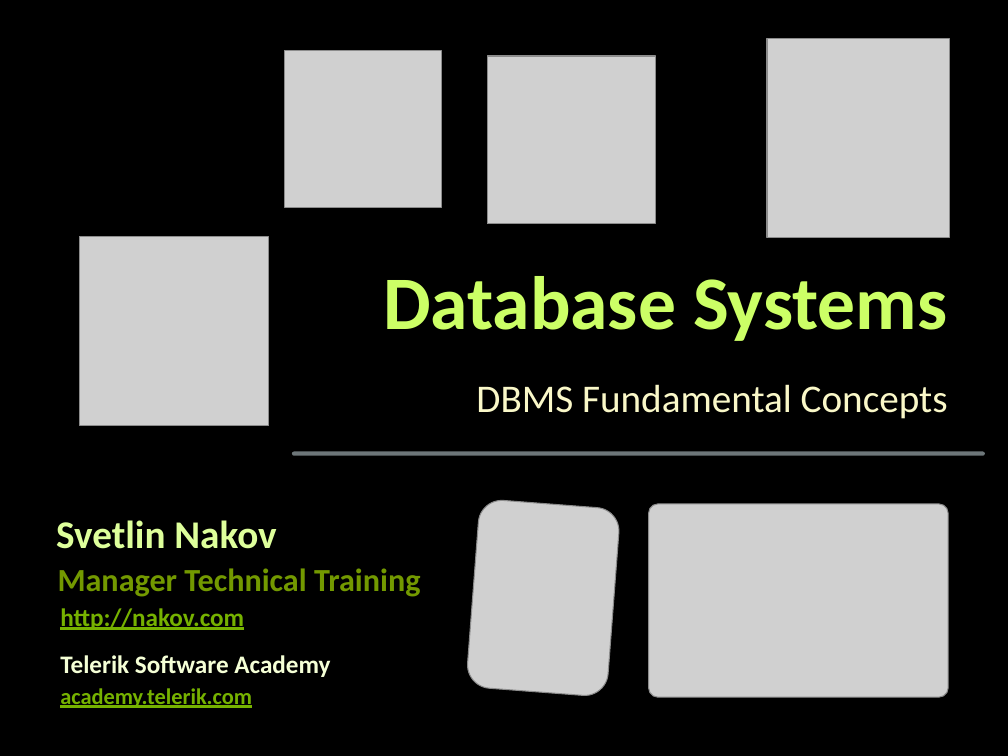
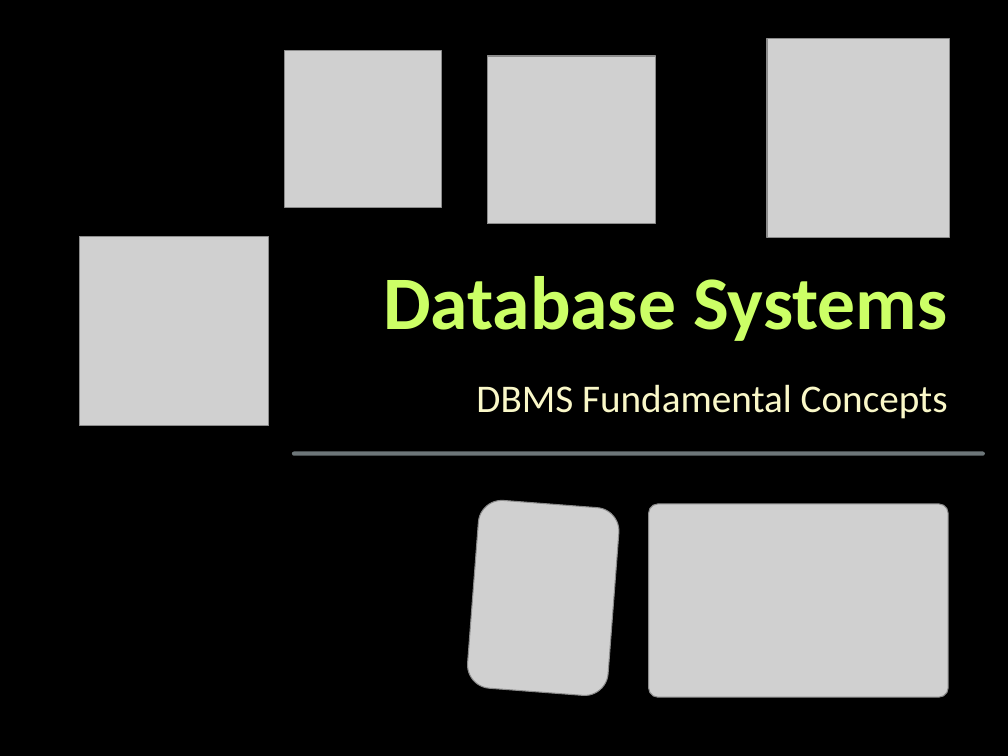
Before and after one commit to martin-nikolov/Telerik-Academy, a slide deck: slide 1 of Databases/01. Database Systems - Overview/Database-Systems-Overview.pptx. Drawn at 1008x756 pixels with LibreOffice and Linux fonts; fonts in the diff are those of the drawing; grey boxes stand for pictures; background and template pictures are left out. Boxes give left, top, right and bottom in pixels: in the first picture for what was removed or moved away, otherwise in the second. Text is boxed around its words. In the diff, an @@ line names an element or a change of style, - is before the commit and + after.

Commit message:
Databases HW -U

```diff
--- a/Databases/01. Database Systems - Overview/Database-Systems-Overview.pptx
+++ b/Databases/01. Database Systems - Overview/Database-Systems-Overview.pptx
@@ text removed at [56,520,276,549] @@
-Svetlin Nakov
@@ text removed at [58,568,420,597] @@
-Manager Technical Training
@@ text removed at [60,608,244,630] @@
-http://nakov.com
@@ text removed at [60,655,330,677] @@
-Telerik Software Academy
@@ text removed at [60,688,252,708] @@
-academy.telerik.com
```
Also in this commit, not shown: 4 other slides changed, 3 other files.
